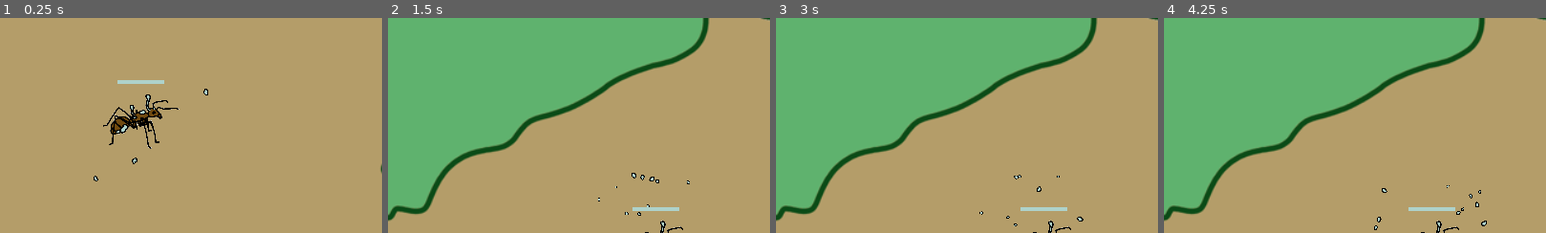
Above: before the commit, frames 1-4 (left to right).
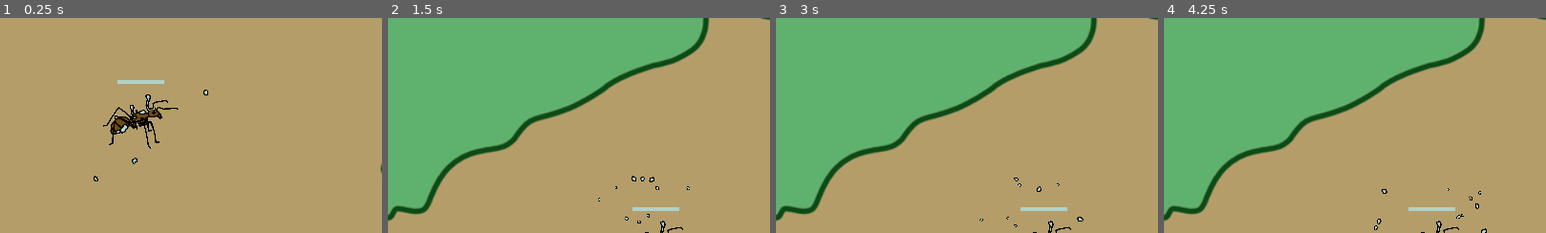
Above: after the commit, the same moments.

Repository: charliedavenport/Combine
Game: Godot game, scene res://TestScene.tscn
Two runs of this game, one before a commit and one after it. Both use one fixed random seed, a clock stepped at 60 frames per second and the inputs below.
Inputs (mouse positions are % of the whole screen's width and height, from its top left):
- Up to frame 1 (0.25 s): no input
- Up to frame 2 (1.5 s): move the mouse to (72, 45) at 0.52 s; click (72, 45) at 0.6 s; tap Enter at 1.25 s; move the mouse to (30, 55) at 1.27 s; right-click (30, 55) at 1.35 s
- Up to frame 3 (3 s): tap Space at 2 s; move the mouse to (60, 28) at 2.02 s; hold Mouse wheel up (cam_zoom_in) 2.03-2.78 s; tap Enter at 2.75 s; move the mouse to (45, 70) at 2.77 s; tap Mouse wheel down (cam_zoom_out) at 2.85 s
- Up to frame 4 (4.25 s): move the mouse to (80, 65) at 3.52 s; click (80, 65) at 3.6 s
The pictures show only the part of the screen within x 47-97%, y 50-100%; the shares and areas given below are measured in that part.

The runs differ from the first frame. In frame 1, less than 0.1% of the frame differs, in the area x 24-55%, y 32-76%; in frame 2, 0.2%, in the area x 55-79%, y 72-96%; in frame 3, 0.1%; in frame 4, 0.2%.

Commit message:
infection rate is constant, no longer stacks

Diff:
--- a/Bug.gd
+++ b/Bug.gd
@@ -42,7 +42,8 @@
 var hp : float
 var infect_level : float
 var is_enemy_chasing : bool
-var enemies_to_infect : Array
+var nearby_infected : Array
+var is_being_infected : bool
 
 signal bug_killed(_bug)
 signal bug_infected(_bug)
@@ -63,7 +64,7 @@
 	infect_level = 0
 	is_enemy_chasing = false
 	particles.emission_sphere_radius = infect_area.get_node("CollisionShape2D").shape.radius
-	enemies_to_infect = []
+	nearby_infected = []
 	spread_infection()
 
 func _draw() -> void:
@@ -79,9 +80,8 @@
 	while true:
 		infect_timer.start()
 		yield(infect_timer, "timeout")
-		for bug in enemies_to_infect:
-			if is_instance_valid(bug) and bug.is_enemy:
-				bug.add_infection(INFECTION_AMOUNT)
+		if nearby_infected.size() > 0:
+			self.add_infection(INFECTION_AMOUNT)
 
 func set_enemy(_value : bool) -> void:
 	is_enemy = _value
@@ -93,8 +93,8 @@
 		sprite.texture = enemy_sprite
 		particles.emitting = false
 		enemy_vision.monitoring = true
-		infect_area.monitoring = false
-		infect_area.visible = false
+		infect_area.monitoring = true
+		infect_area.visible = true
 		if not enemy_vision.is_connected("body_entered", self, "on_enemy_vision_body_entered"):
 			enemy_vision.connect("body_entered", self, "on_enemy_vision_body_entered")
 	else:
@@ -105,8 +105,8 @@
 		sprite.texture = friendly_sprite
 		particles.emitting = true
 		enemy_vision.monitoring = false
-		infect_area.monitoring = true
-		infect_area.visible = true
+		infect_area.monitoring = false
+		infect_area.visible = false
 		if enemy_vision.is_connected("body_entered", self, "on_enemy_vision_body_entered"):
 			enemy_vision.disconnect("body_entered", self, "on_enemy_vision_body_entered")
 
@@ -196,10 +196,10 @@
 		stop_attacking()
 
 func on_infect_body_entered(_body) -> void:
-	enemies_to_infect.append(_body)
+	nearby_infected.append(_body)
 
 func on_infect_body_exited(_body) -> void:
-	enemies_to_infect.erase(_body)
+	nearby_infected.erase(_body)
 
 func stop_attacking() -> void:
 	if is_enemy:
--- a/Bug.tscn
+++ b/Bug.tscn
@@ -166,7 +166,7 @@
 
 [node name="InfectArea" type="Area2D" parent="."]
 collision_layer = 0
-collision_mask = 4
+collision_mask = 2
 
 [node name="CollisionShape2D" type="CollisionShape2D" parent="InfectArea"]
 modulate = Color( 0.101961, 0.956863, 0.0313726, 1 )
@@ -187,7 +187,7 @@
 emission_shape = 1
 emission_sphere_radius = 128.0
 spread = 180.0
-gravity = Vector2( 0, 0 )
+gravity = Vector2( 0, 30 )
 initial_velocity = 10.0
 angle = 360.0
 angle_random = 1.0
